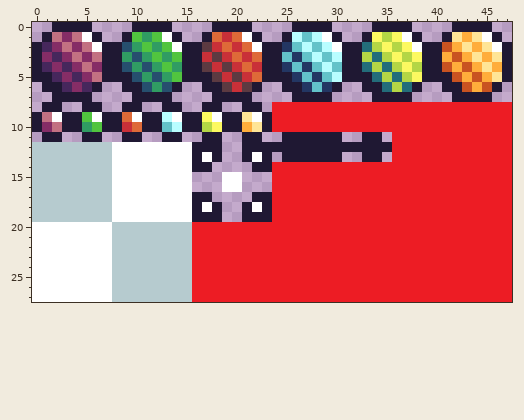
Pixel-art sprite: Game/Client/Resources/SpriteAtlas.png. The picture above is the old version.
The file is 48x28 pixels.
Now the later version:
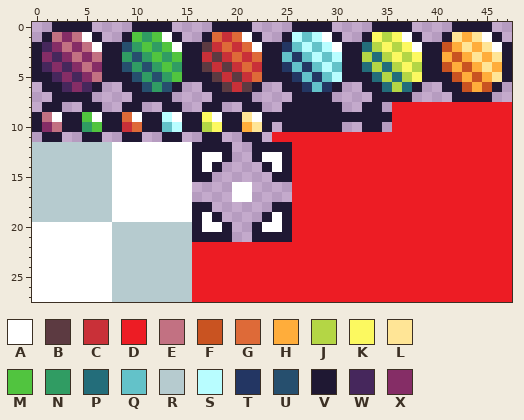
Palette (. is transparent): A #ffffff  B #5c3a41  C #c93038  D #ed1c24  E #c27182  F #c95321  G #de6a38  H #ffad3b  J #b4d645  K #fcf960  L #ffe596  M #51c43f  N #309c63  P #236d7a  Q #63c2c9  R #b6cbcf  S #b8fdff  T #233663  U #264f6e  V #1f1833  W #46275c  X #852d66
From old to new:
@@ x 14..37 @@
  7 ....VVVV....VVVV....VVVV
- 8 V..VV..VV.DDDDDDDDDDDDDD
- 9 AVVKAVVLAVDDDDDDDDDDDDDD
-10 SVVJKVVHLVDDDDDDDDDDDDDD
-11 V..VV..VV..VVVVVV..VV.DD
-12 AAVVV..VVVVVVVVVVVVVVVDD
-13 AAVAV..VAV.VVVVVV..VV.DD
-14 AAVV....VVDDDDDDDDDDDDDD
-15 AA...AA...DDDDDDDDDDDDDD
-16 AA...AA...DDDDDDDDDDDDDD
-17 AAVV....VVDDDDDDDDDDDDDD
-18 AAVAV..VAVDDDDDDDDDDDDDD
-19 AAVVV..VVVDDDDDDDDDDDDDD
-20 RRDDDDDDDDDDDDDDDDDDDDDD
-21 RRDDDDDDDDDDDDDDDDDDDDDD
+ 8 V..VV..VV..VVVVVV..VV.DD
+ 9 AVVKAVVLAVVVVVVVVVVVVVDD
+10 SVVJKVVHLV.VVVVVV..VV.DD
+11 V..VV..VV.DDDDDDDDDDDDDD
+12 AAVVVV..VVVVDDDDDDDDDDDD
+13 AAVAAV..VAAVDDDDDDDDDDDD
+14 AAVAV....VAVDDDDDDDDDDDD
+15 AAVV......VVDDDDDDDDDDDD
+16 AA....AA....DDDDDDDDDDDD
+17 AA....AA....DDDDDDDDDDDD
+18 AAVV......VVDDDDDDDDDDDD
+19 AAVAV....VAVDDDDDDDDDDDD
+20 RRVAAV..VAAVDDDDDDDDDDDD
+21 RRVVVV..VVVVDDDDDDDDDDDD
 22 RRDDDDDDDDDDDDDDDDDDDDDD
Where, in picture pixels (left, top, right, bottom), the same in both pictures:
changed: (192, 102, 392, 242)
